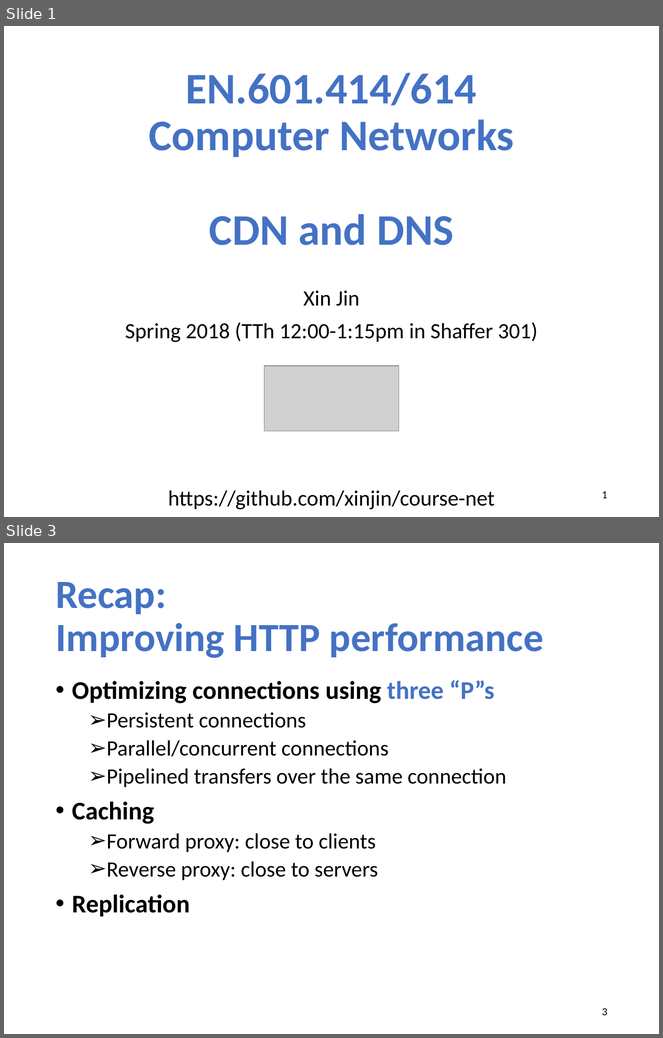
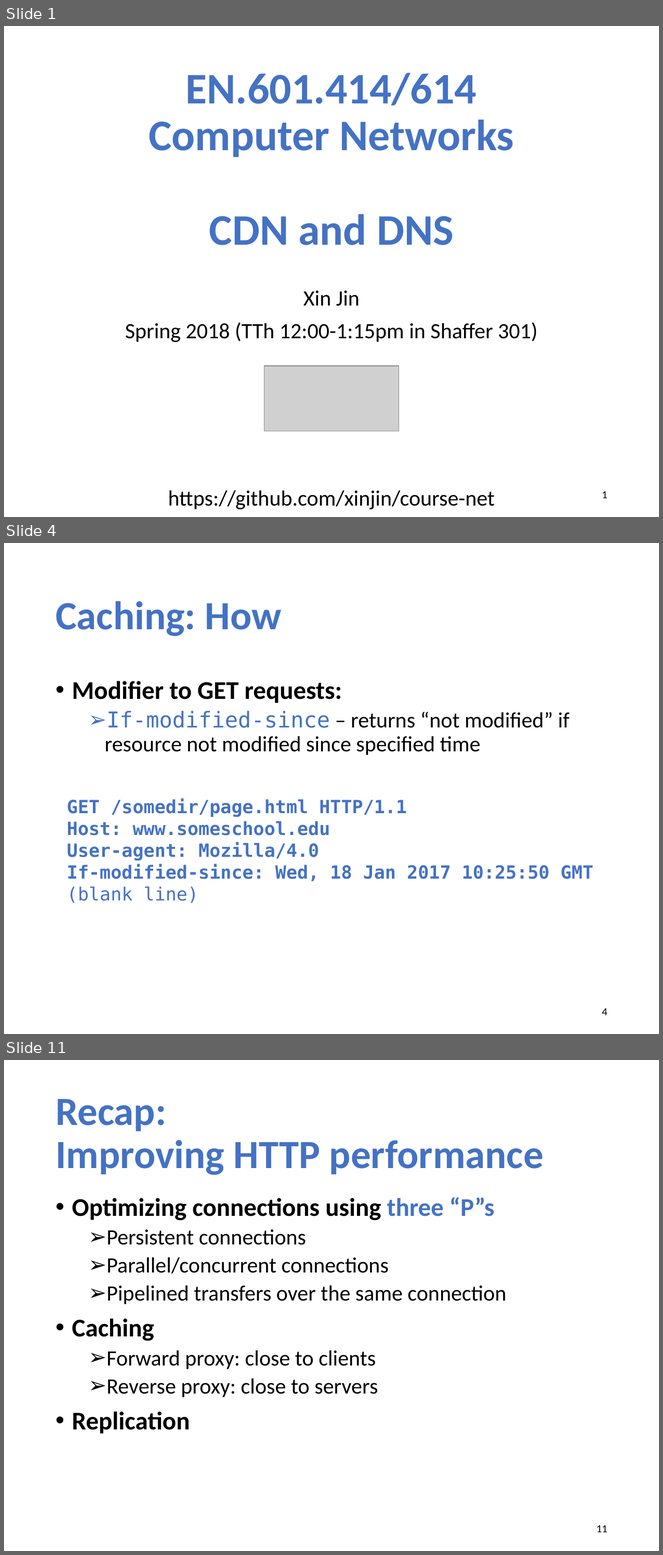
Before and after one commit to xinjin/course-net, a slide deck: slides/lec05_cdn.pptx. Shown one above the other, each under a label of ours: slides 1 and 3 before the commit, slides 1, 4 and 11 after it; the slides between them are not shown. The pictures are 663x1038 and 663x1555 pixels, drawn with LibreOffice and Linux fonts; fonts in the diff are those of the drawing; grey boxes stand for pictures. Boxes give left, top, right and bottom in pixels: in the first picture for what was removed or moved away, otherwise in the second. Text is boxed around its words. In the diff, an @@ line names an element or a change of style, - is before the commit and + after.

```diff
--- a/slides/lec05_cdn.pptx
+++ b/slides/lec05_cdn.pptx
@@ slide 4 added at bbox=[4, 543, 659, 1034], background #FFFFFF @@
@@ title added at bbox=[55, 601, 282, 636], 44 pt, text #4472C4, bold @@
+Caching: How
@@ text added at bbox=[72, 681, 570, 755], 24 pt, text #000000 @@
+• Modifier to GET requests:
+  ➢ If-modified-since – returns “not modified” if resource not modified since specified time
@@ text added at bbox=[67, 799, 594, 903], 20 pt, text #4472C4, bold @@
+GET /somedir/page.html HTTP/1.1
+Host: www.someschool.edu
+User-agent: Mozilla/4.0
+If-modified-since: Wed, 18 Jan 2017 10:25:50 GMT
+(blank line)
@@ page number added at bbox=[602, 1008, 608, 1016], 12 pt, text #000000 @@
+4
@@ what was slide 3 is now slide 11 @@
@@ page number at bbox=[597, 1525, 608, 1533]: text changed @@
-3
+11
```
Also in this commit, not shown: 1 slide changed, 7 other slides added, 2 other files.
